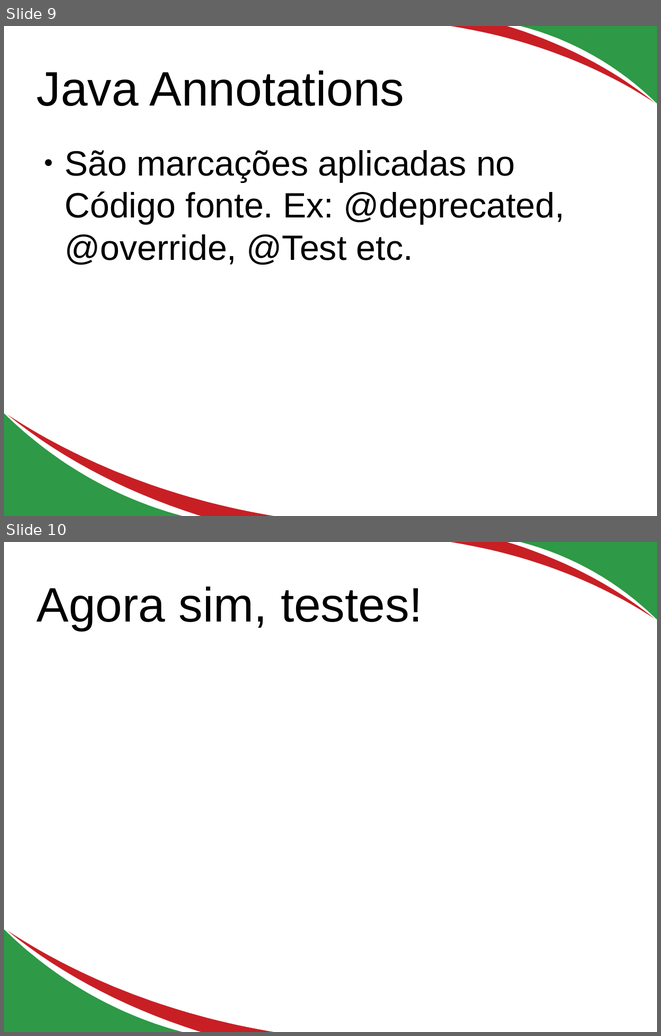
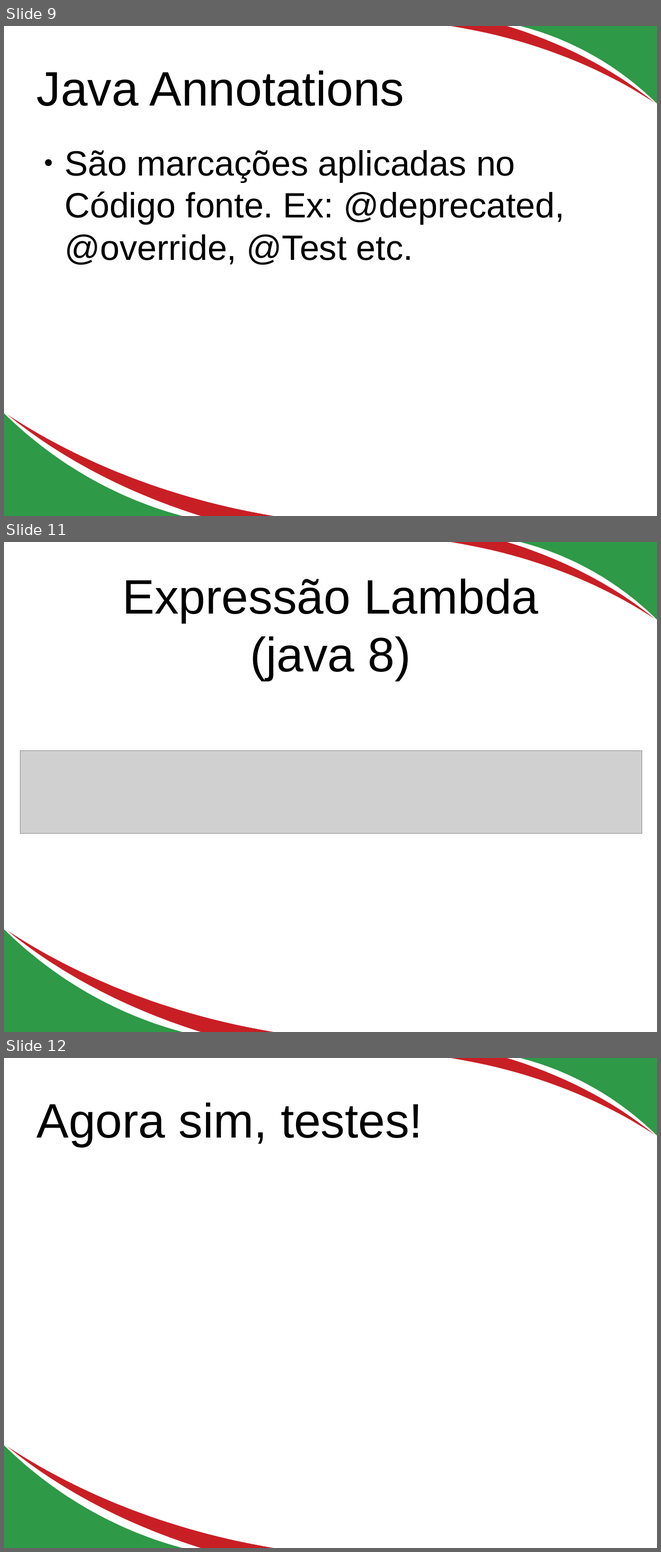
Before and after one commit to edusantana/testes-em-java-parte1, a slide deck: docs/Testes em java.odp. Shown one above the other, each under a label of ours: slides 9 and 10 before the commit, slides 9, 11 and 12 after it; the slides between them are not shown. The pictures are 661x1036 and 661x1552 pixels, drawn with LibreOffice and Linux fonts; fonts in the diff are those of the drawing; grey boxes stand for pictures. Boxes give left, top, right and bottom in pixels: in the first picture for what was removed or moved away, otherwise in the second. Text is boxed around its words. In the diff, an @@ line names an element or a change of style, - is before the commit and + after.

```diff
--- a/docs/Testes em java.odp
+++ b/docs/Testes em java.odp
@@ slide 11 added at (4, 542, 657, 1032), background #FFFFFF; not listed: 4 template elements that a slide beside it also shows @@
@@ title added at (123, 579, 538, 680), 58.7 pt, text #000000 @@
+Expressão Lambda
+(java 8)
@@ picture added at (20, 751, 642, 834) @@
@@ what was slide 10 is now slide 12 @@
```
Also in this commit, not shown: 3 slides changed, 10 other slides added, 1 slide removed, 3 other files.
